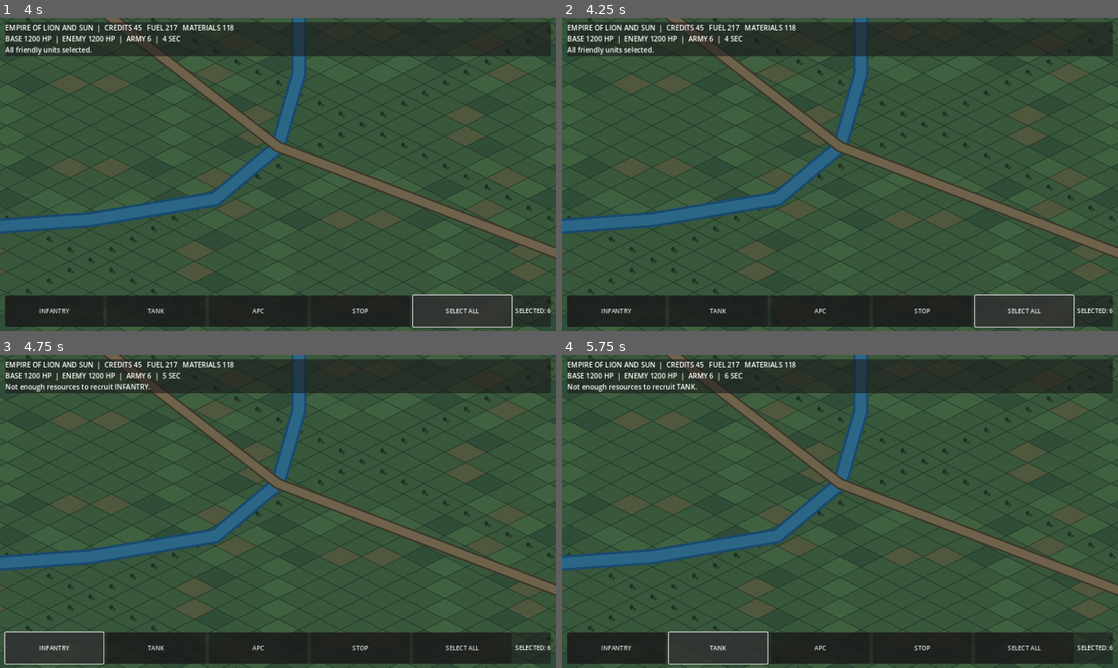
Above: before the commit, frames 1-4 (two rows, left to right).
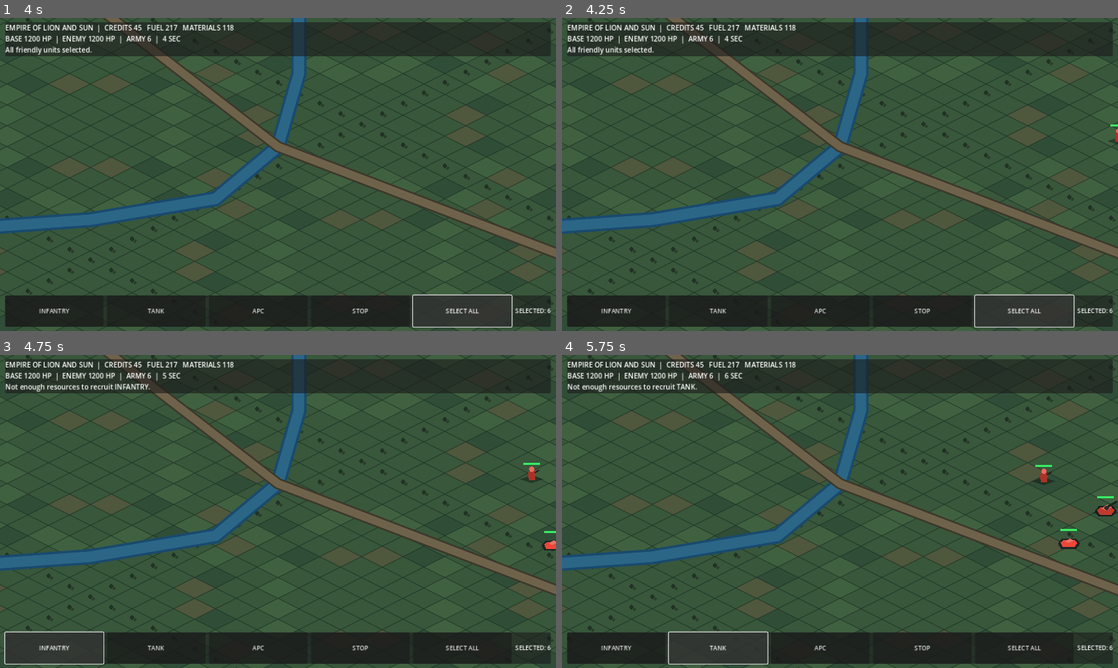
Above: after the commit, the same moments.

Repository: itsalirezajr-design/Empire-of-Lion-and-Sun
Game: Godot game, scene res://scenes/Main.tscn
The game is run twice, just before and just after one commit, with the same random seed, the same clock (stepped at 60 frames per second) and the same inputs.
Inputs:
- Up to frame 1 (4 s): click "INFANTRY" at 0.5 s; click "TANK" at 1.25 s; click "APC" at 2 s; click "STOP" at 2.75 s; click "SELECT ALL" at 3.5 s
- Up to frame 2 (4.25 s): no input
- Up to frame 3 (4.75 s): click "INFANTRY" at 4.25 s
- Up to frame 4 (5.75 s): click "TANK" at 5 s

Frame 1 is identical in both runs. In frame 2, less than 0.1% of the frame differs, in the area x 98-100%, y 34-41%; in frame 3, 0.2%; in frame 4, 0.4%, in the area x 84-100%, y 35-62%.

Commit message:
Fix enemy advance AI and cap active unit counts

Diff:
--- a/scripts/main.gd
+++ b/scripts/main.gd
@@ -67,7 +67,8 @@
 		materials += 18
 		income_clock = 0.0
 	if enemy_spawn_clock >= 14.0:
-		_spawn_unit("infantry" if int(elapsed) % 2 == 0 else "tank", "enemy", ENEMY_BASE + Vector2(-100, randf_range(-180, 180)))
+		if enemy_units.size() < 30:
+			_spawn_unit("infantry" if int(elapsed) % 2 == 0 else "tank", "enemy", ENEMY_BASE + Vector2(-100, randf_range(-180, 180)))
 		enemy_spawn_clock = 0.0
 	_update_team(player_units, enemy_units, delta, true)
 	_update_team(enemy_units, player_units, delta, false)
@@ -122,7 +123,7 @@
 				unit["cooldown"] = ATTACK_INTERVAL
 		else:
 			var destination: Vector2 = unit["destination"]
-			if not is_player and (destination == ENEMY_BASE or pos.distance_to(PLAYER_BASE) < pos.distance_to(ENEMY_BASE)):
+			if not is_player:
 				destination = PLAYER_BASE
 			if pos.distance_to(destination) > 7.0:
 				var avoidance := _separation_vector(unit, team)
@@ -394,6 +395,10 @@
 func _recruit_unit(kind: String) -> void:
 	if match_over:
 		return
+	if player_units.size() >= 30:
+		hud_message = "Army limit reached (30 units)."
+		_update_hud()
+		return
 	var cost_credits := 100
 	var cost_fuel := 0
 	var cost_materials := 40
